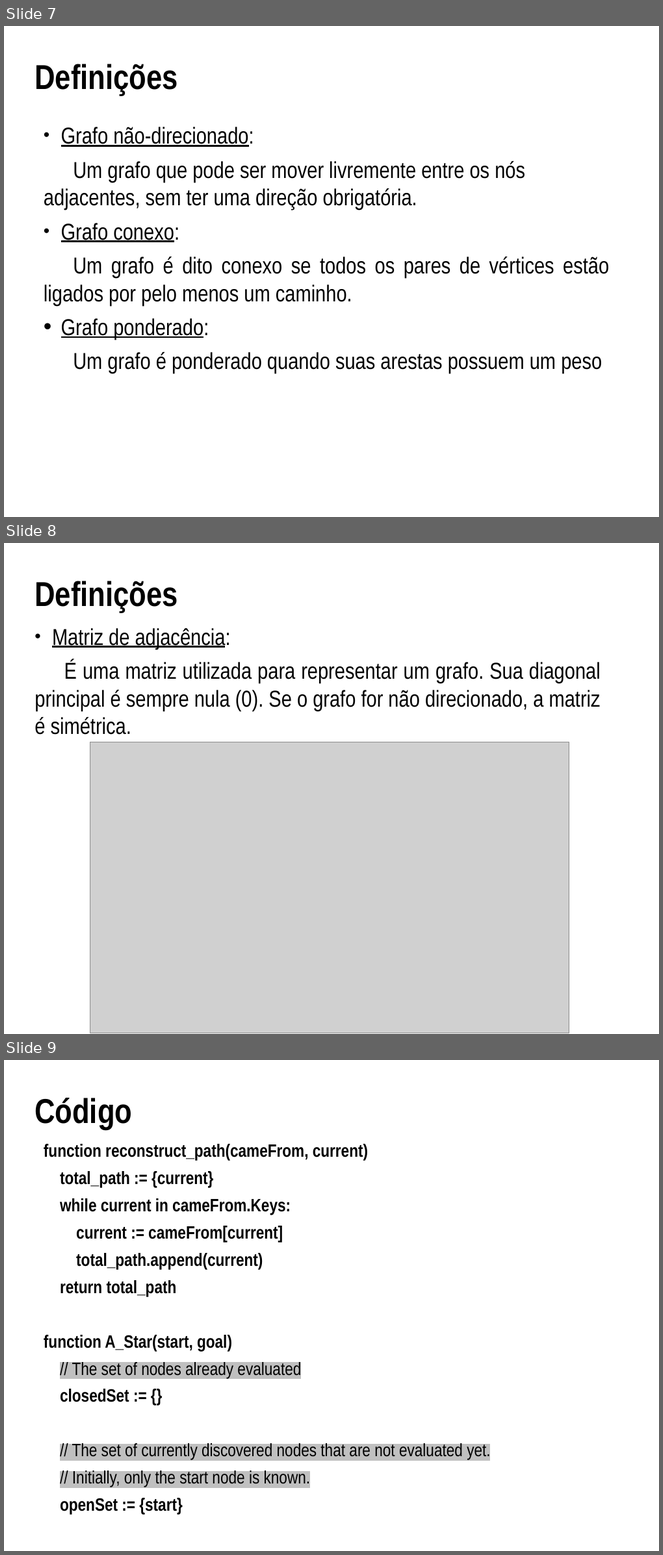
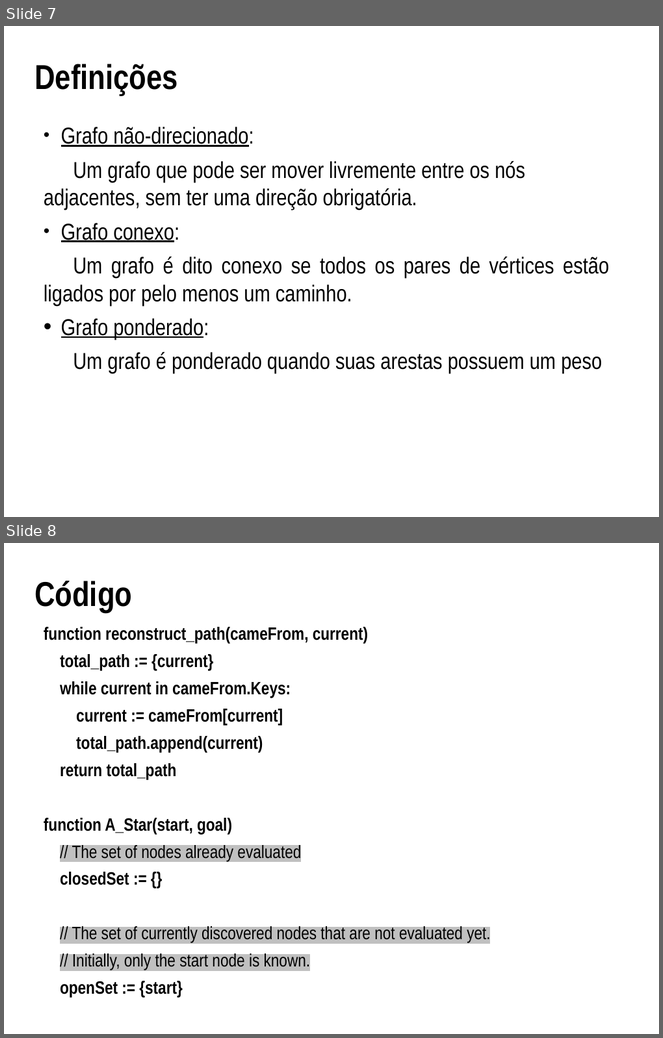
Before and after one commit to EduardoLisboa/Projeto-Estruturas-de-dados, a slide deck: Seminário - A Star/A Star.pptx. Shown one above the other, each under a label of ours: slides 7, 8 and 9 before the commit, slides 7 and 8 after it. The pictures are 663x1555 and 663x1038 pixels, drawn with LibreOffice and Linux fonts; fonts in the diff are those of the drawing; grey boxes stand for pictures; background and template pictures are left out. Boxes give left, top, right and bottom in pixels: in the first picture for what was removed or moved away, otherwise in the second. Text is boxed around its words. In the diff, an @@ line names an element or a change of style, - is before the commit and + after.

Commit message:
Remoção de um slide desnecessário

```diff
--- a/Seminário - A Star/A Star.pptx
+++ b/Seminário - A Star/A Star.pptx
@@ slide 8 removed at [4,543,659,1034], background #FFFFFF @@
@@ title removed at [35,581,178,612] @@
-Definições
@@ text removed at [35,628,601,735] @@
-• Matriz de adjacência:
-É uma matriz utilizada para representar um grafo. Sua diagonal principal é sempre nula (0). Se o grafo for não direcionado, a matriz é simétrica.
@@ picture removed at [90,742,570,1034] @@
@@ what was slide 9 is now slide 8 @@
```
